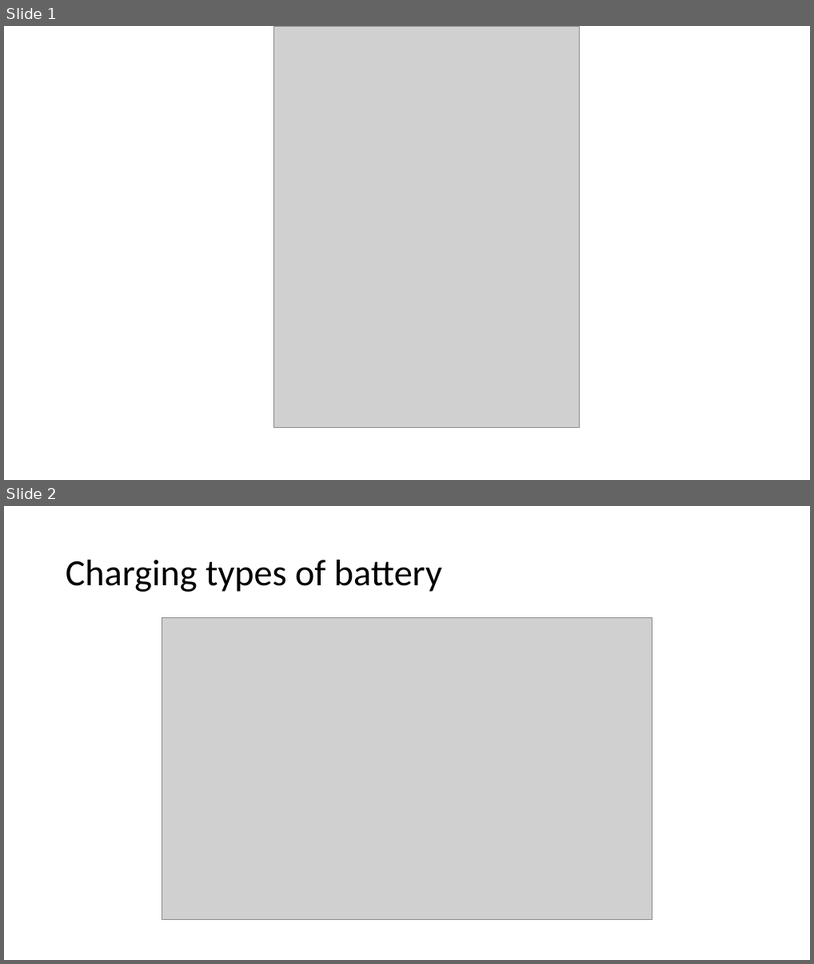
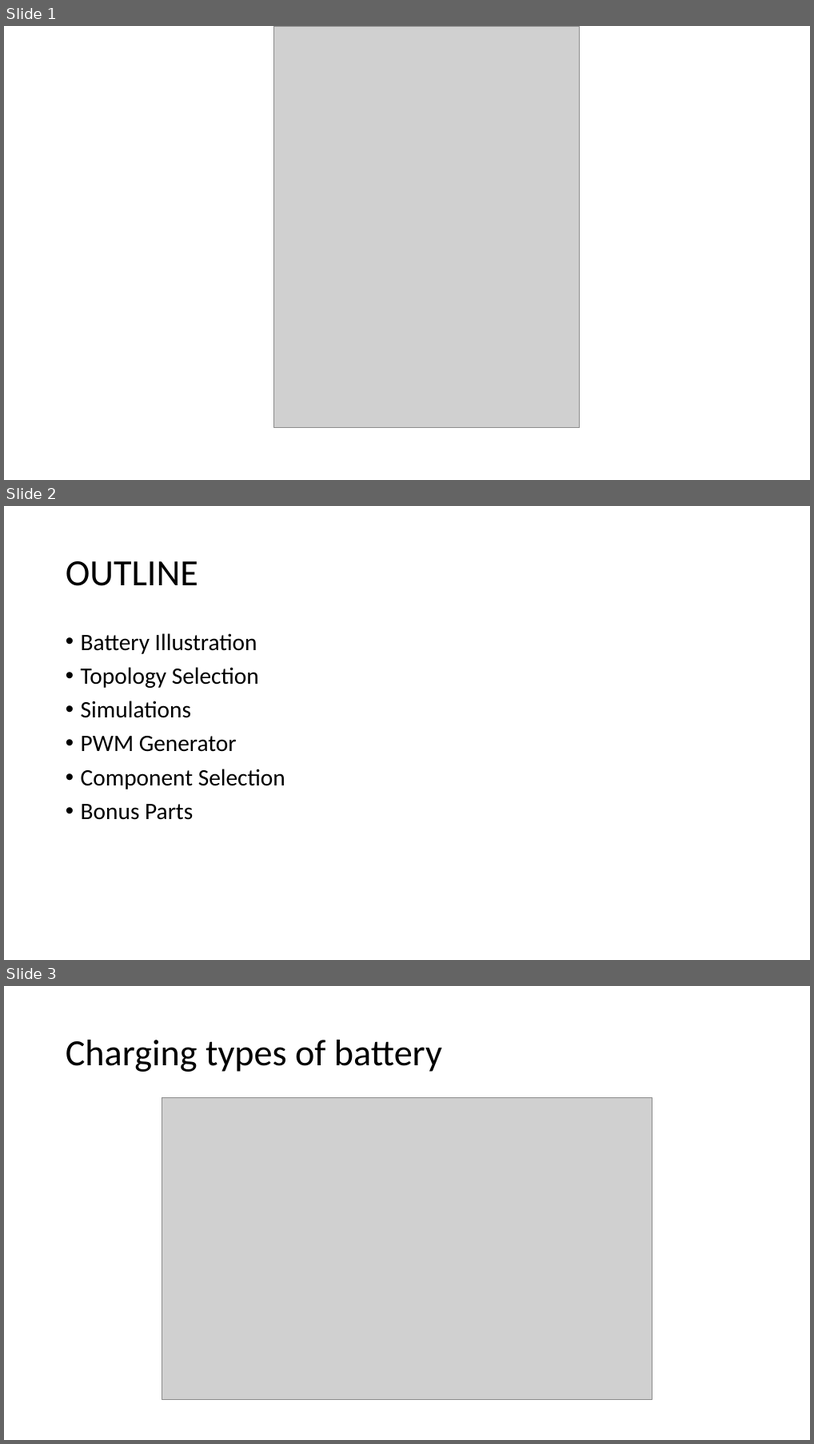
Before and after one commit to onurtoprak1/EE463_PROJECT, a slide deck: simulation_report/simu presentation.pptx. Shown one above the other, each under a label of ours: slides 1 and 2 before the commit, slides 1, 2 and 3 after it. The pictures are 814x964 and 814x1444 pixels, drawn with LibreOffice and Linux fonts; fonts in the diff are those of the drawing; grey boxes stand for pictures. Boxes give left, top, right and bottom in pixels: in the first picture for what was removed or moved away, otherwise in the second. Text is boxed around its words. In the diff, an @@ line names an element or a change of style, - is before the commit and + after.

```diff
--- a/simulation_report/simu presentation.pptx
+++ b/simulation_report/simu presentation.pptx
@@ slide 2 added at bbox=[4, 506, 810, 960], background #FFFFFF @@
@@ title added at bbox=[66, 561, 198, 586], 44 pt, text #000000 @@
+OUTLINE
@@ text added at bbox=[81, 633, 286, 820], 28 pt, text #000000 @@
+• Battery Illustration
+• Topology Selection
+• Simulations
+• PWM Generator
+• Component Selection
+• Bonus Parts
@@ what was slide 2 is now slide 3 @@
```
Also in this commit, not shown: 3 slides changed, 6 other slides added, 2 slides removed.
